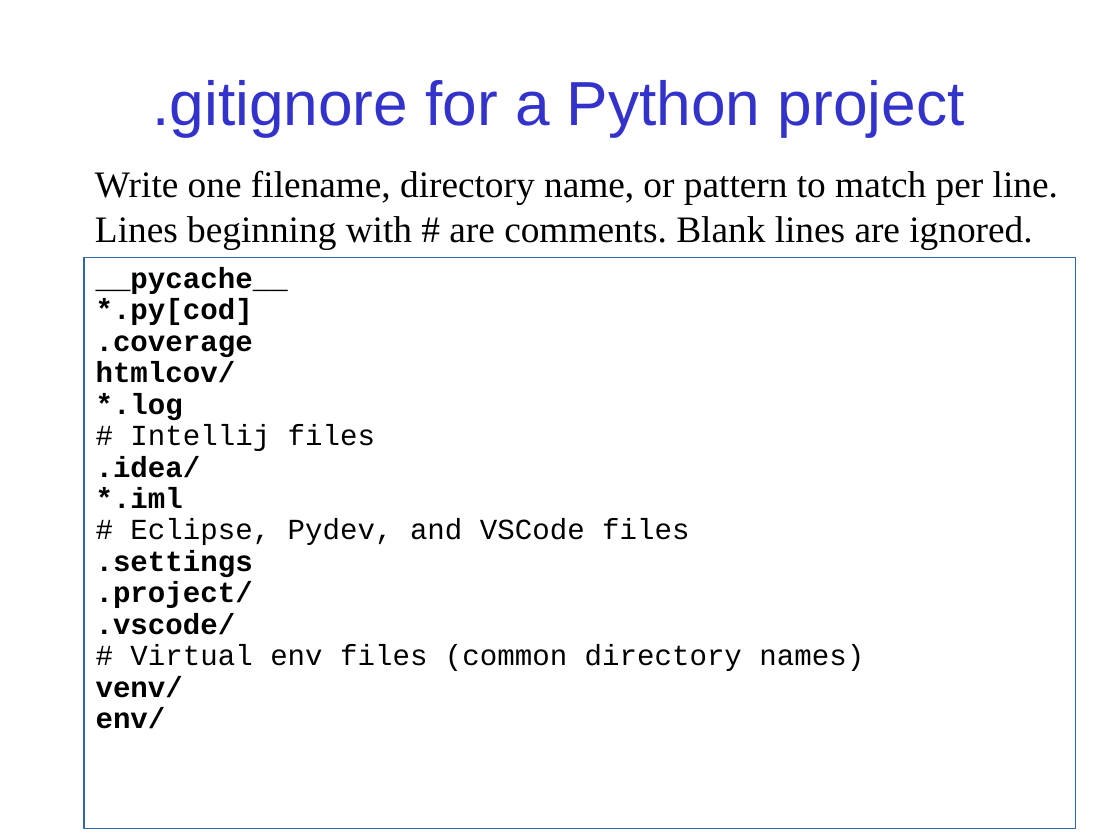
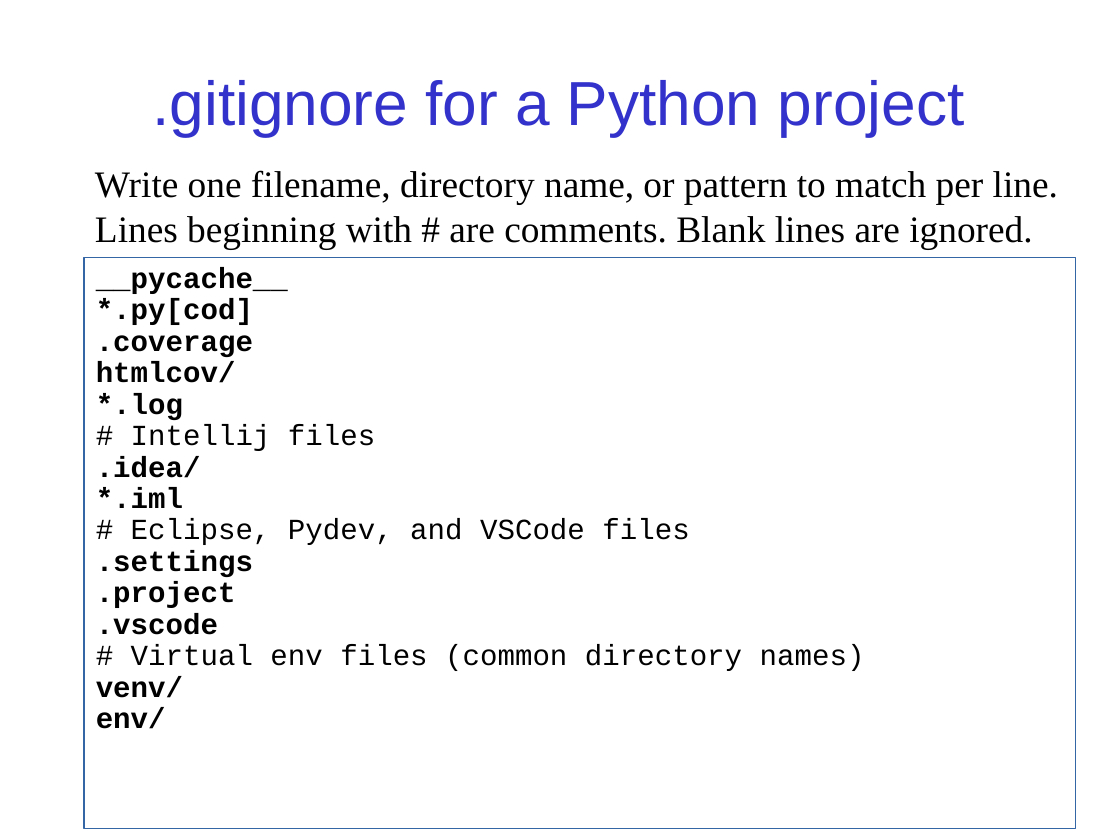
Before and after one commit to skeoop/skeoop.github.io, a slide deck: slide 25 of git/Git-Basics.ppt (slide 6 before the commit). Drawn at 1120x840 pixels with LibreOffice and Linux fonts; fonts in the diff are those of the drawing. Boxes give left, top, right and bottom in pixels: in the first picture for what was removed or moved away, otherwise in the second. Text is boxed around its words. In the diff, an @@ line names an element or a change of style, - is before the commit and + after.

```diff
--- a/git/Git-Basics.ppt
+++ b/git/Git-Basics.ppt
@@ text at <box>96,582,236,635</box>: text changed @@
-.project/
-.vscode/
+.project
+.vscode
```
Also in this commit, not shown: 1 other slide changed, 20 slides added, 4 other files.
